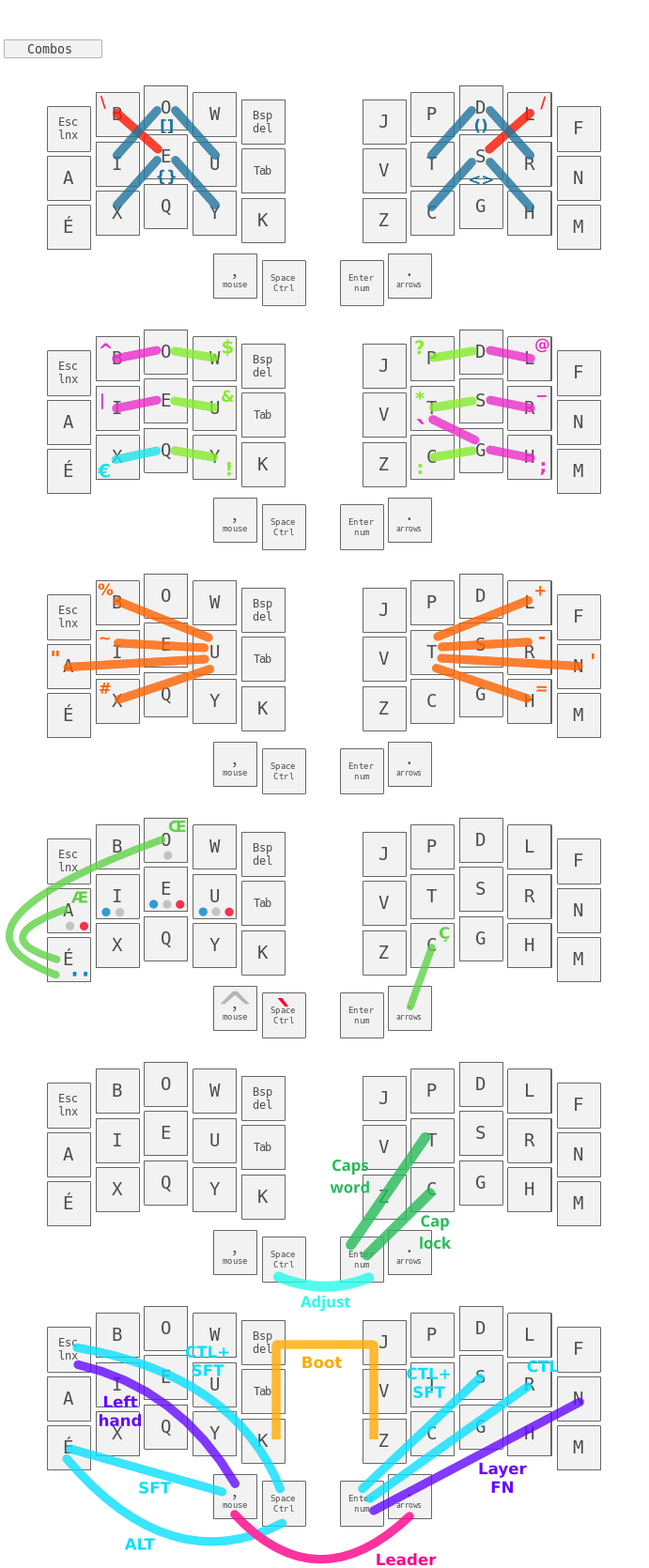
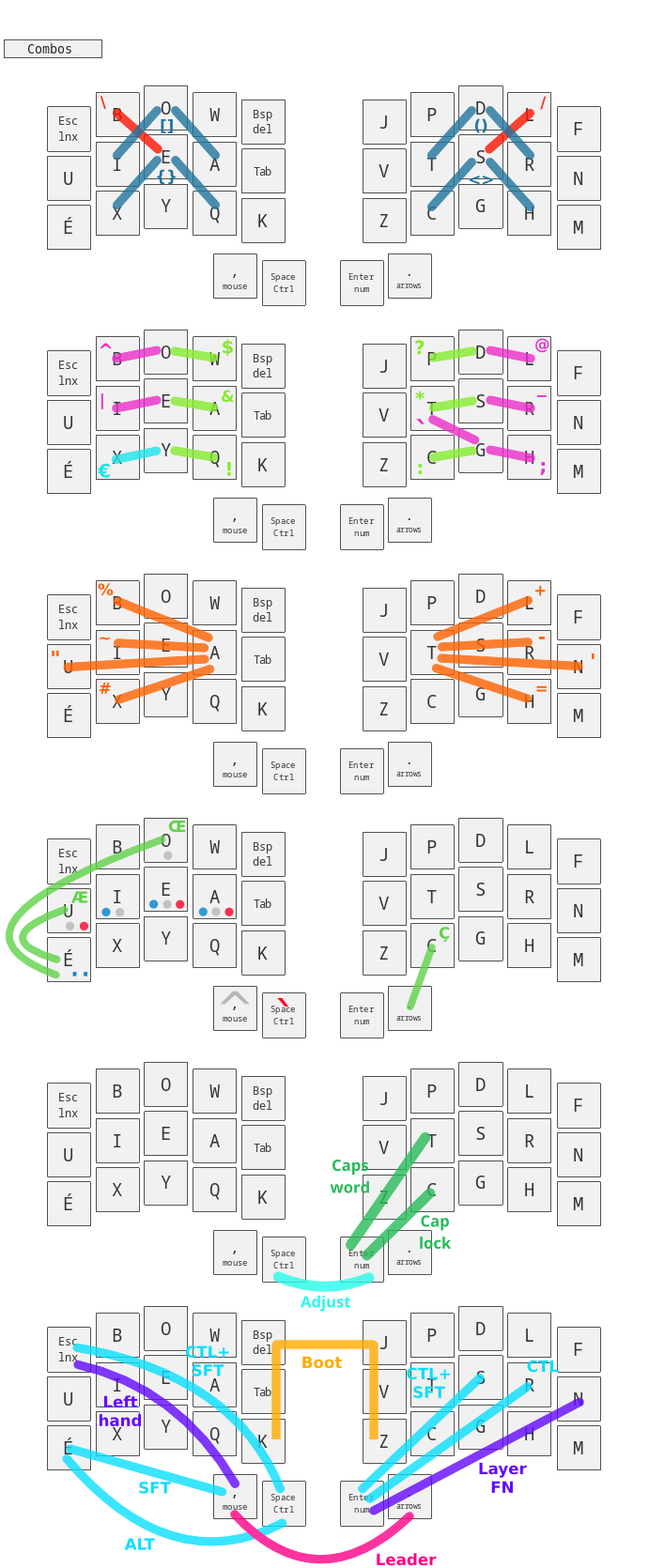
Before/after of a 649px x 1568px layered artwork. What changed in the layer stack:
painted on "Text" over [3, 39, 601, 1527]
painted on "Leader" over [60, 994, 601, 1527]
painted on "Simple" over [46, 213, 601, 574]
painted on "Long" over [46, 513, 601, 795]
painted on "Couple" over [3, 39, 601, 394]
renamed "base.png" to "Background", opacity 75% → 85%, painted on it over [3, 39, 601, 1527]
